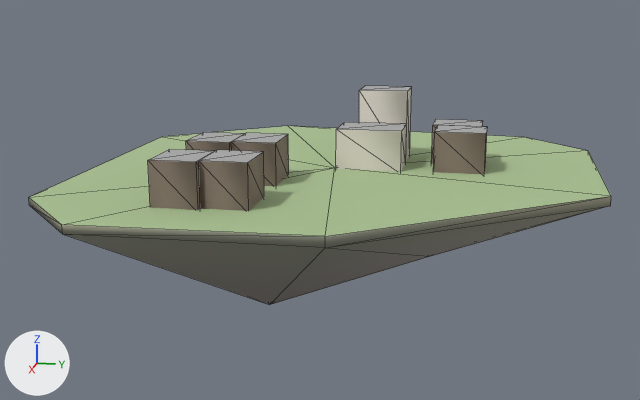
What one commit did to the glTF model godot_project/remake/sky/islands/SKY-028.lod2.glb.
Before and after are seen from a 50 mm lens placed at (165.1, 30.9, 34.8), pointed at (0.7, -2.0, -6.3). Arrows for +X, +Y and +Z are at lower left; the lights stay in place. The picture after the commit comes second. Mesh edges are drawn as thin lines. Vertices at exactly the same position are counted once.

The first picture shows 'buildings', 'deck', 'rock'.
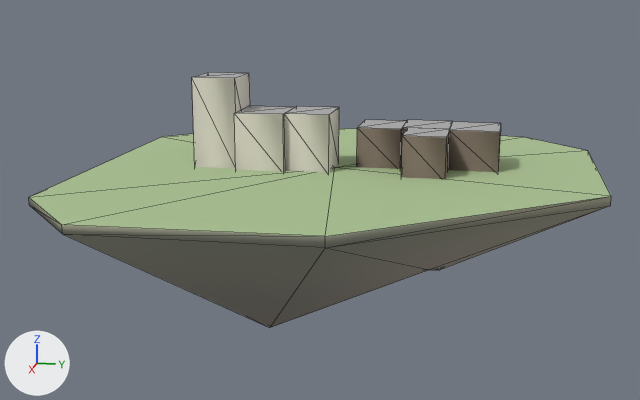
Where the change shows, as pixel boxes [x1, y1, x2, y2] in the pictures (640 x 400 px; the box of a moved part takes in the faces that stretch with it):
```json
{"object": "rock", "change": "reshaped", "before": [29, 196, 611, 305], "after": [29, 196, 611, 328], "on screen": "21% taller"}
{"object": "buildings", "change": "reshaped", "before": [148, 86, 487, 211], "after": [192, 72, 501, 179], "on screen": "9% narrower, 14% shorter"}
{"part": 1, "of": "me_rock", "change": "moved or reshaped", "before": [67, 206, 608, 305], "after": [67, 206, 608, 328]}
{"part": 2, "of": "me_buildings", "change": "moved or reshaped", "before": [359, 86, 412, 161], "after": [192, 72, 250, 169]}
{"part": 3, "of": "me_buildings", "change": "moved or reshaped", "before": [336, 122, 407, 171], "after": [234, 106, 295, 172]}
{"part": 4, "of": "me_buildings", "change": "moved or reshaped", "before": [231, 133, 289, 186], "on screen": "not visible afterwards"}
{"part": 5, "of": "me_buildings", "change": "moved or reshaped", "before": [186, 132, 243, 151], "after": [285, 106, 339, 172]}
{"part": 6, "of": "me_buildings", "change": "moved or reshaped", "before": [431, 119, 483, 164], "after": [448, 122, 501, 172]}
{"part": 7, "of": "me_buildings", "change": "moved or reshaped", "before": [433, 125, 487, 174], "after": [402, 120, 453, 136]}
{"part": 8, "of": "me_buildings", "change": "moved or reshaped", "before": [199, 150, 264, 211], "after": [401, 128, 450, 179]}
{"part": 9, "of": "me_buildings", "change": "moved or reshaped", "before": [148, 149, 214, 210], "after": [357, 120, 407, 169]}
{"part": 10, "of": "me_buildings", "change": "recoloured", "before": [186, 135, 289, 186], "after": [285, 108, 339, 172]}
```

The change, as JSON lines over the scene's bpy script:
```json
{"block": "me_rock", "where": "# used by ob_rock; location = (0.0, 0.0, 0.0)"}
{"op": "remove", "block": "me_rock", "code": "me_rock.from_pydata(...)  # 21 vertices, 32 faces; spans x -48.8..48.2, y -44.9..50.4, z -24.6..0.0"}
{"op": "add", "block": "me_rock", "code": "me_rock.from_pydata(...)  # 21 vertices, 32 faces; spans x -48.8..48.2, y -44.9..50.4, z -29.2..0.0"}
{"block": "me_rock", "change": "me_rock part 1"}
{"op": "set", "path": "me_rock.vertices[8].co", "old": "(-18.8, 20.4, -21.3)", "new": "(-18.8, 20.4, -25.4)", "note": "not seen -> pixel (439, 270)"}
{"op": "set", "path": "me_rock.vertices[9].co", "old": "(11.2, 20.4, -13.1)", "new": "(11.2, 20.4, -15.6)", "note": "pixel (430, 256) -> pixel (429, 269)"}
{"op": "set", "path": "me_rock.vertices[10].co", "old": "(-18.8, -9.6, -16.3)", "new": "(-18.8, -9.6, -19.1)"}
{"op": "set", "path": "me_rock.vertices[11].co", "old": "(11.2, -9.6, -24.6)", "new": "(11.2, -9.6, -29.2)", "note": "pixel (269, 304) -> pixel (269, 327)"}
{"op": "set", "path": "me_rock.vertices[12].co", "old": "(0.7, 3.3, -16.6)", "new": "(0.7, 3.3, -20.0)"}
{"block": "me_buildings", "where": "# used by ob_buildings; location = (0.0, 0.0, 0.0)"}
{"op": "remove", "block": "me_buildings", "code": "me_buildings.from_pydata(...)  # 64 vertices, 80 faces; spans x -16.5..36.0, y -22.5..29.2, z -0.5..14.1"}
{"op": "add", "block": "me_buildings", "code": "me_buildings.from_pydata(...)  # 64 vertices, 80 faces; spans x -14.4..5.7, y -26.1..31.8, z -0.5..17.3"}
{"block": "me_buildings", "change": "me_buildings part 2: the loose piece of 8 vertices spanning x -16.5..-8.5, y 4.1..13.6, z -0.5..14.1 is scaled about its middle by (1.25, 0.895, 1.22), then moved by (11.5, -30.7, 1.6)"}
{"block": "me_buildings", "change": "me_buildings part 3: the loose piece of 8 vertices spanning x -8.5..0.5, y 1.1..13.6, z -0.5..7.7 is scaled about its middle by (1.11, 0.76, 1.39), then moved by (4.1, -20.2, 1.6)"}
{"block": "me_buildings", "change": "me_buildings part 4: the loose piece of 8 vertices spanning x 7.9..17.4, y -14.5..-6.5, z -0.5..7.7 is moved by (-22.3, -3.1, 0.0)"}
{"block": "me_buildings", "change": "me_buildings part 5: the loose piece of 8 vertices spanning x 8.9..18.4, y -22.5..-14.5, z -0.5..7.7 is scaled about its middle by (1.11, 1.06, 1.39), then moved by (-14.8, 14.6, 1.6)"}
{"block": "me_buildings", "change": "me_buildings part 6: the loose piece of 8 vertices spanning x -16.0..-8.0, y 18.7..28.2, z -0.5..7.7 is scaled about its middle by (1.31, 1, 1), then moved by (4.4, 3.6, 0.0)"}
{"block": "me_buildings", "change": "me_buildings part 7: the loose piece of 8 vertices spanning x -8.0..0.0, y 19.7..29.2, z -0.5..7.7 is scaled about its middle by (1.25, 0.947, 1), then moved by (-4.9, -6.7, 0.0)"}
{"block": "me_buildings", "change": "me_buildings part 8: the loose piece of 8 vertices spanning x 25.5..35.0, y -14.5..-6.5, z -0.5..7.7 is moved by (-29.4, 28.8, 0.0)"}
{"block": "me_buildings", "change": "me_buildings part 9: the loose piece of 8 vertices spanning x 26.5..36.0, y -22.5..-14.5, z -0.5..7.7 is scaled about its middle by (1.11, 1.06, 1), then moved by (-38.4, 27.5, 0.0)"}
{"block": "me_buildings", "change": "me_buildings part 10: 16 faces centred in x 7.9..18.4, y -22.5..-6.5, z 2.2..5.0 are repainted in the vertex colours; the middle colour goes from brown #88796d to light grey #e3ddd1"}
```
